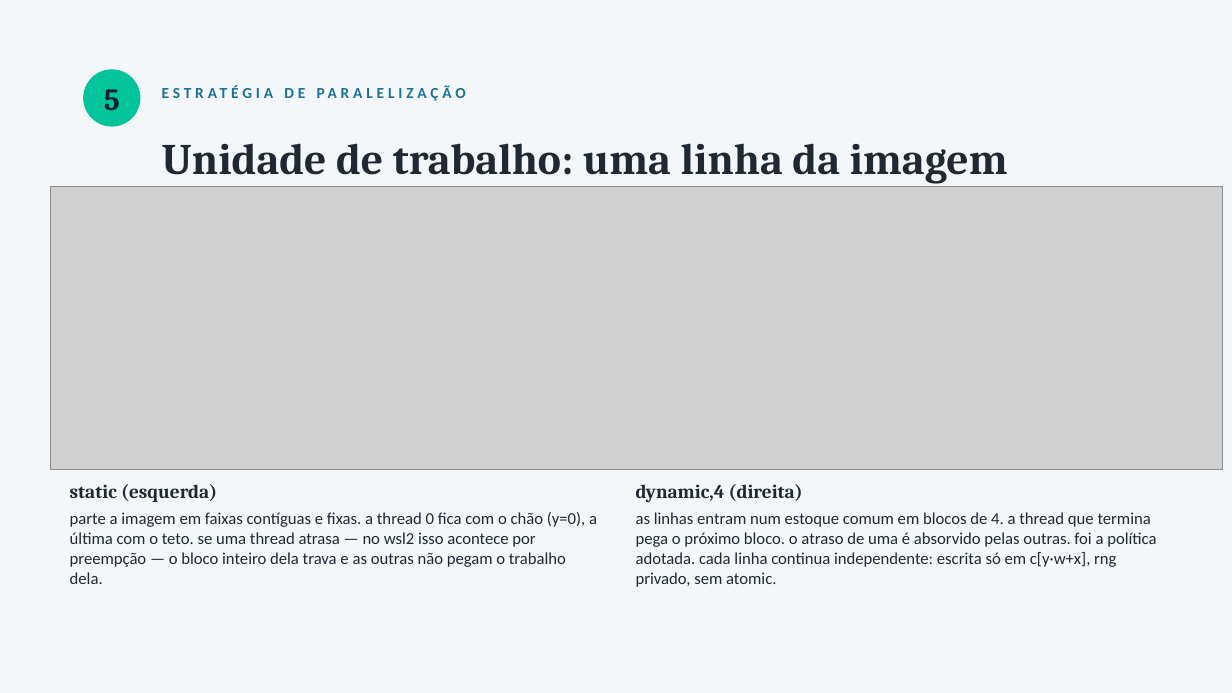
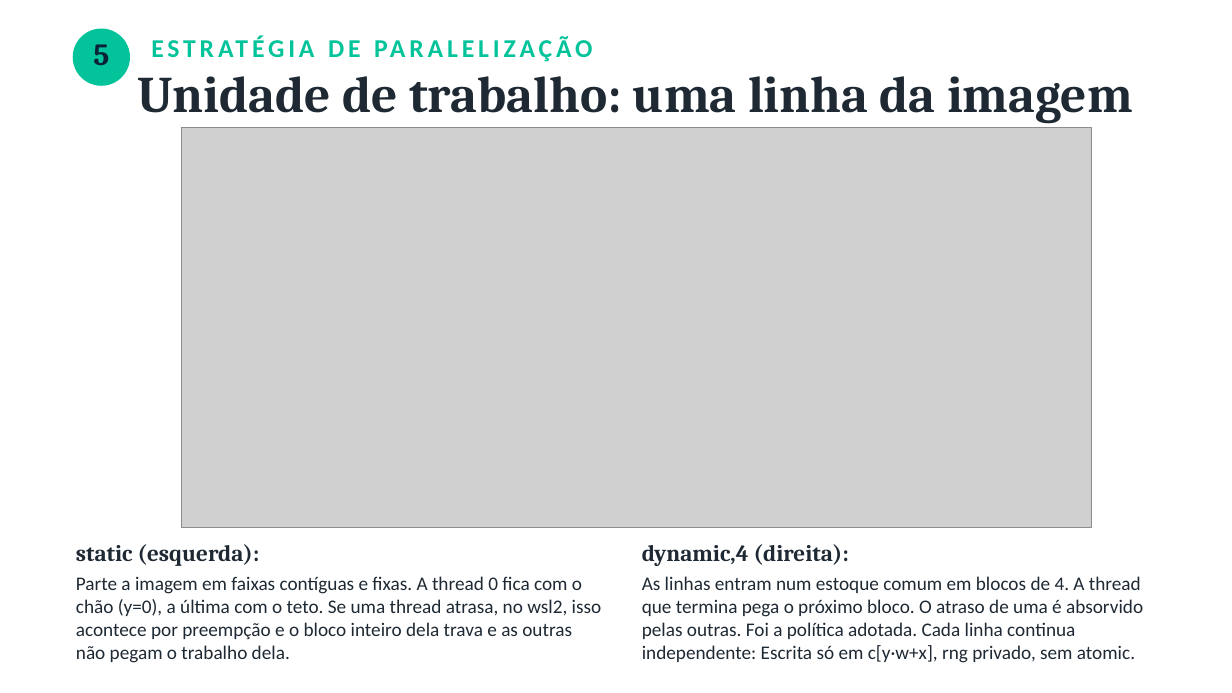
Before and after one commit to bengo501/T1-CompPar-ParalelizacaoDeUmaAplicacaoComOpenMP-, a slide deck: slide 6 of apresentacao/Apresentacao_T1_OpenMP.pptx. Drawn at 1232x693 pixels with LibreOffice and Linux fonts; fonts in the diff are those of the drawing; grey boxes stand for pictures. Boxes give left, top, right and bottom in pixels: in the first picture for what was removed or moved away, otherwise in the second. Text is boxed around its words. In the diff, an @@ line names an element or a change of style, - is before the commit and + after.

```diff
--- a/apresentacao/Apresentacao_T1_OpenMP.pptx
+++ b/apresentacao/Apresentacao_T1_OpenMP.pptx
@@ background #F4F7FA to #FFFFFF @@
@@ text "5": place and size @@
-text "5" at (104,89,120,110)
+text "5" at (93,44,109,65)
@@ ellipse: place and size @@
-ellipse at (83,69,140,127)
+ellipse at (73,29,130,86)
@@ text "Unidade de trabalho: uma linha ...": place and size @@
-text "Unidade de trabalho: uma linha ..." at (162,143,1008,184)
+text "Unidade de trabalho: uma linha ..." at (137,76,1133,123)
@@ text "Unidade de trabalho: uma linha ..." at (137,76,1133,123): size 34 to 40 pt @@
@@ text "ESTRATÉGIA DE PARALELIZAÇÃO": place and size @@
-text "ESTRATÉGIA DE PARALELIZAÇÃO" at (336,143,383,175)
+text "ESTRATÉGIA DE PARALELIZAÇÃO" at (342,76,398,113)
@@ text "ESTRATÉGIA DE PARALELIZAÇÃO" at (342,76,398,113): size 12 to 20 pt, text colour #1C7293 to #02C39A @@
@@ picture: place and size @@
-picture at (51,187,1224,470)
+picture at (182,128,1092,528)
@@ text at (76,544,602,663): text changed; size 13 to 15 pt @@
-static (esquerda)
-parte a imagem em faixas contíguas e fixas. a thread 0 fica com o chão (y=0), a última com o teto. se uma thread atrasa — no wsl2 isso acontece por preempção — o bloco inteiro dela trava e as outras não pegam o trabalho dela.
+static (esquerda):
+Parte a imagem em faixas contíguas e fixas. A thread 0 fica com o chão (y=0), a última com o teto. Se uma thread atrasa, no wsl2, isso acontece por preempção e o bloco inteiro dela trava e as outras não pegam o trabalho dela.
@@ text at (642,544,1143,663): text changed; size 13 to 15 pt @@
-dynamic,4 (direita)
-as linhas entram num estoque comum em blocos de 4. a thread que termina pega o próximo bloco. o atraso de uma é absorvido pelas outras. foi a política adotada. cada linha continua independente: escrita só em c[y·w+x], rng privado, sem atomic.
+dynamic,4 (direita):
+As linhas entram num estoque comum em blocos de 4. A thread que termina pega o próximo bloco. O atraso de uma é absorvido pelas outras. Foi a política adotada. Cada linha continua independente: Escrita só em c[y·w+x], rng privado, sem atomic.
```
Also in this commit, not shown: 10 other slides changed, 2 other files.
